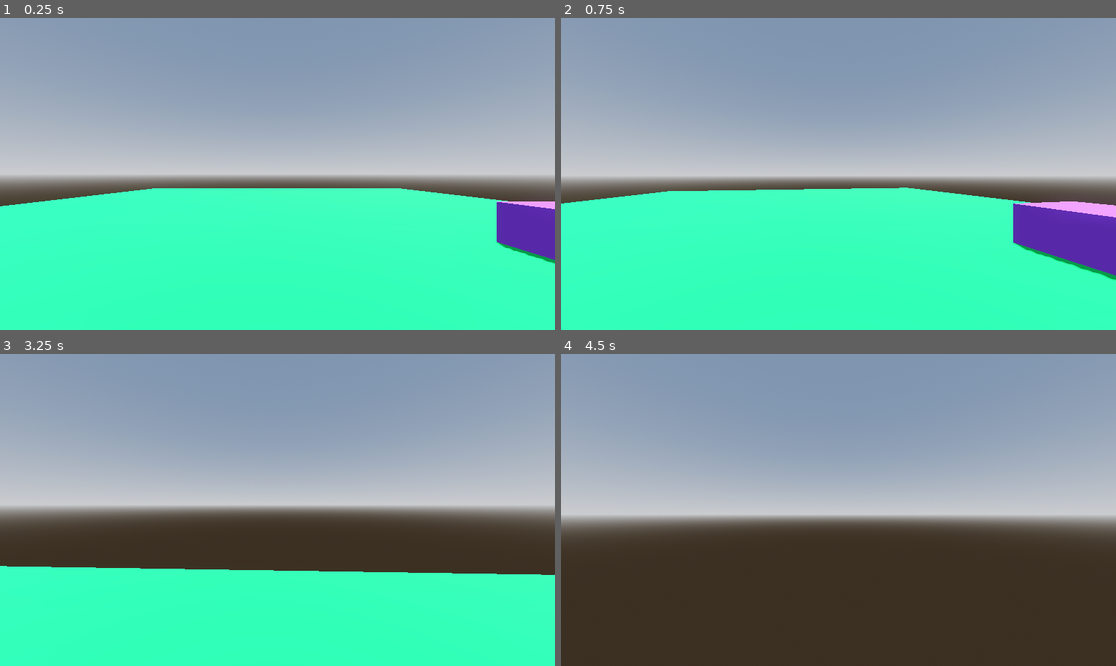
Above: before the commit, frames 1-4 (two rows, left to right).
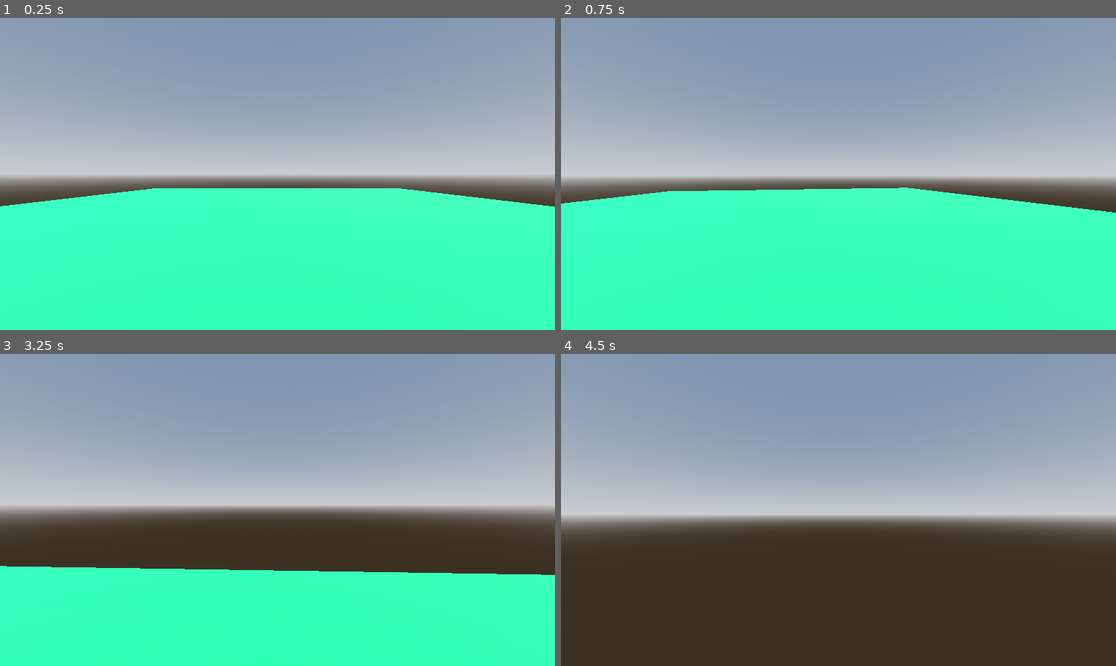
Above: after the commit, the same moments.

Repository: Seb-deru/tuto_design_3D_level
Game: Godot game, scene res://scenes/world.tscn
The game is run twice, just before and just after one commit, with the same random seed, the same clock (stepped at 60 frames per second) and the same inputs.
Inputs (mouse positions are in pixels of both pictures, inside the frame that each line leads up to):
- Up to frame 1 (0.25 s): no input
- Up to frame 2 (0.75 s): tap Enter at 0.5 s; move the mouse to (866, 174) at 0.52 s; hold W (forward) from 0.53 s (still down); hold Shift (run) from 0.53 s (still down)
- Up to frame 3 (3.25 s): keep holding W (forward); tap Space (jump) at 0.77, 1.52, 3.02 s; move the mouse to (249, 510) at 1.27 s; release Shift (run) at 1.28 s; tap Shift (run) at 1.35, 2.85 s; move the mouse to (288, 503) at 2.02 s; hold Shift (run) 2.03-2.78 s; move the mouse to (271, 516) at 2.77 s
- Up to frame 4 (4.5 s): keep holding W (forward); move the mouse to (877, 513) at 3.52 s; hold Shift (run) 3.53-4.28 s; tap Space (jump) at 3.77 s; move the mouse to (794, 506) at 4.27 s; tap Shift (run) at 4.35 s

The runs differ from the first frame. In frame 1, 1.8% of the frame differs, in the area x 89-100%, y 58-79%; in frame 2, 3.6%, in the area x 81-100%, y 58-85%; in frame 3, less than 0.1%; in frame 4, nothing differs.

Commit message:
reset main scene

Diff:
--- a/scenes/world.tscn
+++ b/scenes/world.tscn
@@ -1,6 +1,9 @@
-[gd_scene load_steps=11 format=3 uid="uid://14tqrp4n2174"]
+[gd_scene load_steps=8 format=3 uid="uid://14tqrp4n2174"]
 
 [ext_resource type="Script" uid="uid://cr0jadobarib6" path="res://scripts/player.gd" id="1_nnsk1"]
+
+[sub_resource type="StandardMaterial3D" id="StandardMaterial3D_nnsk1"]
+albedo_color = Color(0, 0.76862746, 0.33333334, 1)
 
 [sub_resource type="ProceduralSkyMaterial" id="ProceduralSkyMaterial_rwgxs"]
 sky_horizon_color = Color(0.66224277, 0.6717428, 0.6867428, 1)
@@ -15,18 +18,6 @@
 tonemap_mode = 2
 glow_enabled = true
 
-[sub_resource type="StandardMaterial3D" id="StandardMaterial3D_nnsk1"]
-albedo_color = Color(0, 0.76862746, 0.33333334, 1)
-
-[sub_resource type="StandardMaterial3D" id="StandardMaterial3D_rwgxs"]
-albedo_color = Color(0.78039217, 0.011764706, 0.09411765, 1)
-
-[sub_resource type="StandardMaterial3D" id="StandardMaterial3D_4wyf3"]
-albedo_color = Color(0.56112355, 0.27888182, 0.8932797, 1)
-
-[sub_resource type="StandardMaterial3D" id="StandardMaterial3D_k0juu"]
-albedo_color = Color(0.61960787, 0.627451, 0, 1)
-
 [sub_resource type="CapsuleMesh" id="CapsuleMesh_e5uuo"]
 
 [sub_resource type="ConvexPolygonShape3D" id="ConvexPolygonShape3D_nnsk1"]
@@ -34,33 +25,20 @@
 
 [node name="world" type="Node3D"]
 
-[node name="DirectionalLight3D" type="DirectionalLight3D" parent="."]
-transform = Transform3D(-0.8660254, -0.43301278, 0.25, 0, 0.49999997, 0.86602545, -0.50000006, 0.75, -0.43301266, 0, 0, 0)
-shadow_enabled = true
+[node name="map" type="Node3D" parent="."]
 
-[node name="WorldEnvironment" type="WorldEnvironment" parent="."]
-environment = SubResource("Environment_k0juu")
-
-[node name="CSGBox3D" type="CSGBox3D" parent="."]
+[node name="CSGBox3D" type="CSGBox3D" parent="map"]
 transform = Transform3D(1, 0, 0, 0, 1, 0, 0, 0, 1, 0, -0.4995, 0)
 use_collision = true
 size = Vector3(27.423828, 0.001, 45.00757)
 material = SubResource("StandardMaterial3D_nnsk1")
 
-[node name="CSGBox3D2" type="CSGBox3D" parent="CSGBox3D"]
-transform = Transform3D(1, 0, 0, 0, 1, 0, 0, 0, 1, 6.5130577, 0.9995, 0)
-size = Vector3(1, 2, 1)
-material = SubResource("StandardMaterial3D_rwgxs")
+[node name="WorldEnvironment" type="WorldEnvironment" parent="map"]
+environment = SubResource("Environment_k0juu")
 
-[node name="CSGBox3D4" type="CSGBox3D" parent="CSGBox3D"]
-transform = Transform3D(1, 0, 0, 0, 1, 0, 0, 0, 1, 6.2630577, 0.44949996, -3.75)
-size = Vector3(2, 1, 2)
-material = SubResource("StandardMaterial3D_4wyf3")
-
-[node name="CSGBox3D3" type="CSGBox3D" parent="CSGBox3D"]
-transform = Transform3D(1, 0, 0, 0, 1, 0, 0, 0, 1, 6.5130577, 0.99950004, 3.5)
-size = Vector3(4, 2, 1)
-material = SubResource("StandardMaterial3D_k0juu")
+[node name="DirectionalLight3D" type="DirectionalLight3D" parent="map"]
+transform = Transform3D(-0.8660254, -0.43301278, 0.25, 0, 0.49999997, 0.86602545, -0.50000006, 0.75, -0.43301266, 0, 0, 0)
+shadow_enabled = true
 
 [node name="player" type="CharacterBody3D" parent="."]
 transform = Transform3D(1, 0, 0, 0, 1, 0, 0, 0, 1, 0, -0.4995, 0)
